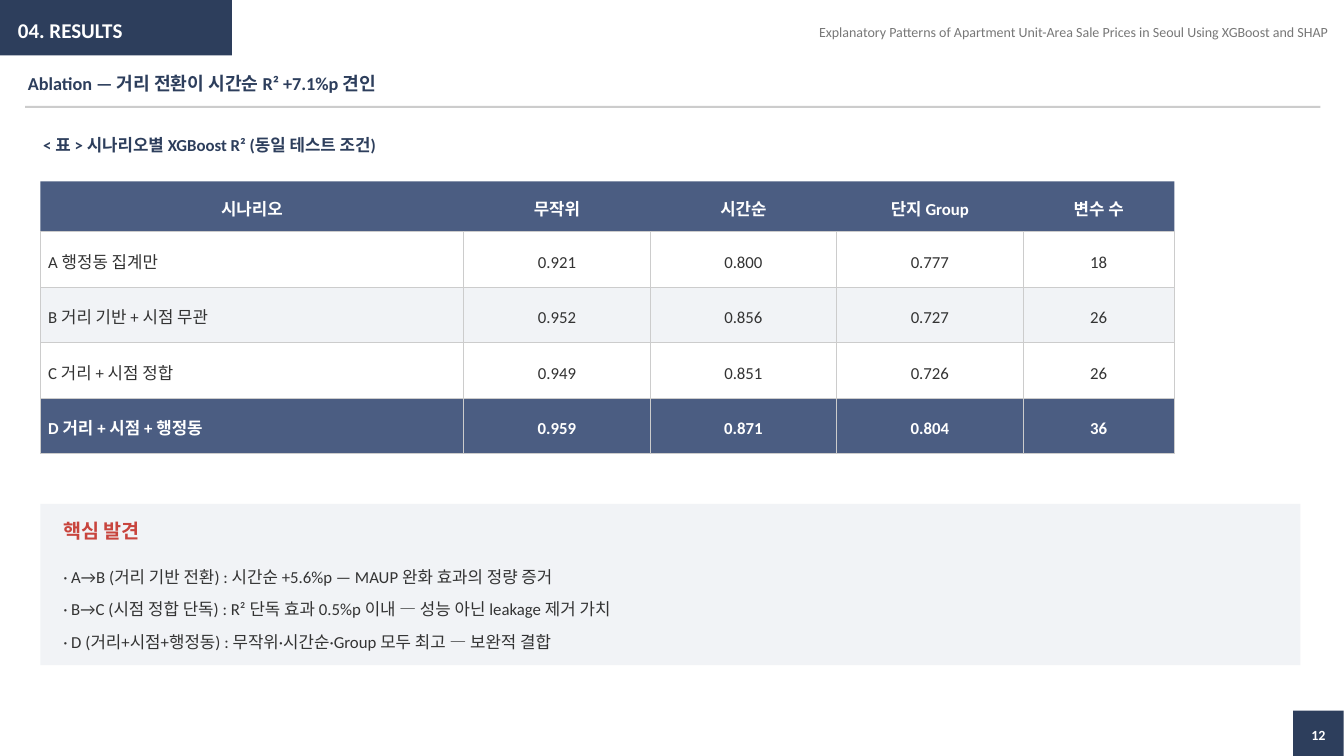
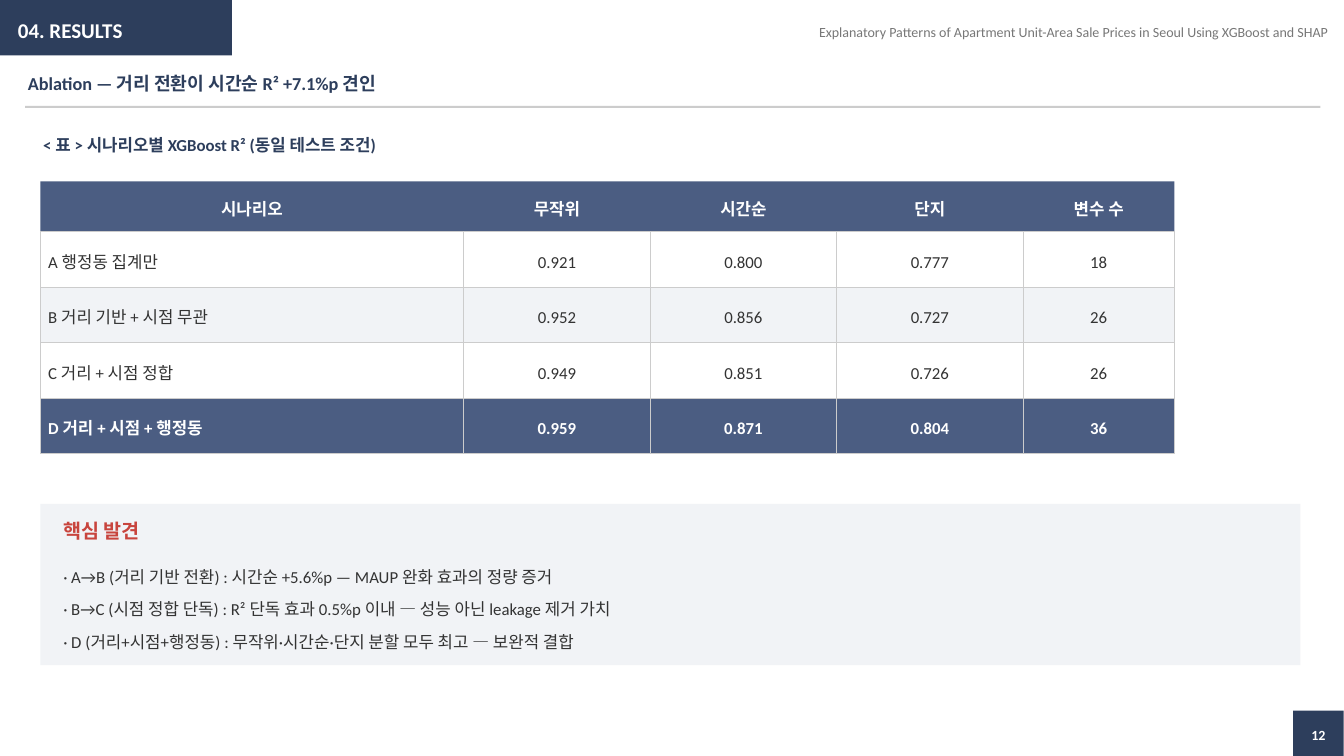
Before and after one commit to seokmogu/thesis-seoul-apt-xai, a slide deck: slide 12 of paper/중간발표_박현근.pptx. Drawn at 1344x756 pixels with LibreOffice and Linux fonts; fonts in the diff are those of the drawing. Boxes give left, top, right and bottom in pixels: in the first picture for what was removed or moved away, otherwise in the second. Text is boxed around its words. In the diff, an @@ line names an element or a change of style, - is before the commit and + after.

```diff
--- a/paper/중간발표_박현근.pptx
+++ b/paper/중간발표_박현근.pptx
@@ text at <box>914,201,945,217</box>: text changed @@
-단지 Group
+단지
@@ text at <box>71,634,574,650</box>: text changed @@
-· D (거리+시점+행정동) : 무작위·시간순·Group 모두 최고 — 보완적 결합
+· D (거리+시점+행정동) : 무작위·시간순·단지 분할 모두 최고 — 보완적 결합
```
Also in this commit, not shown: 2 other slides changed, 1 other file.
